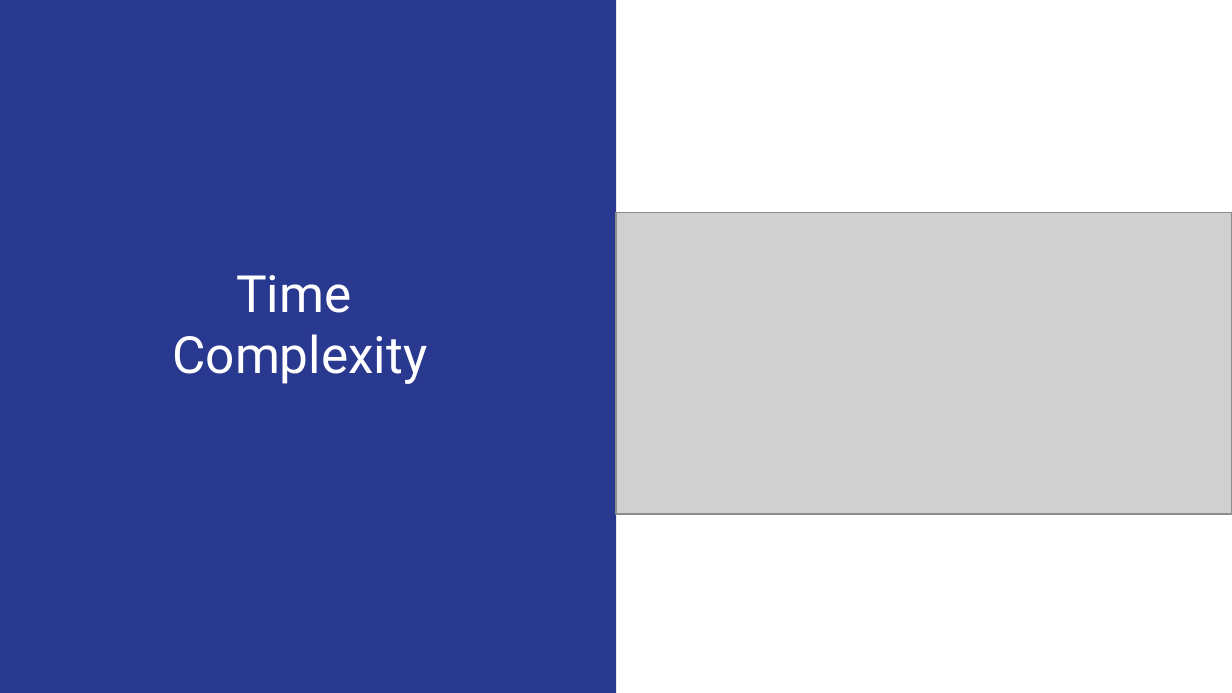
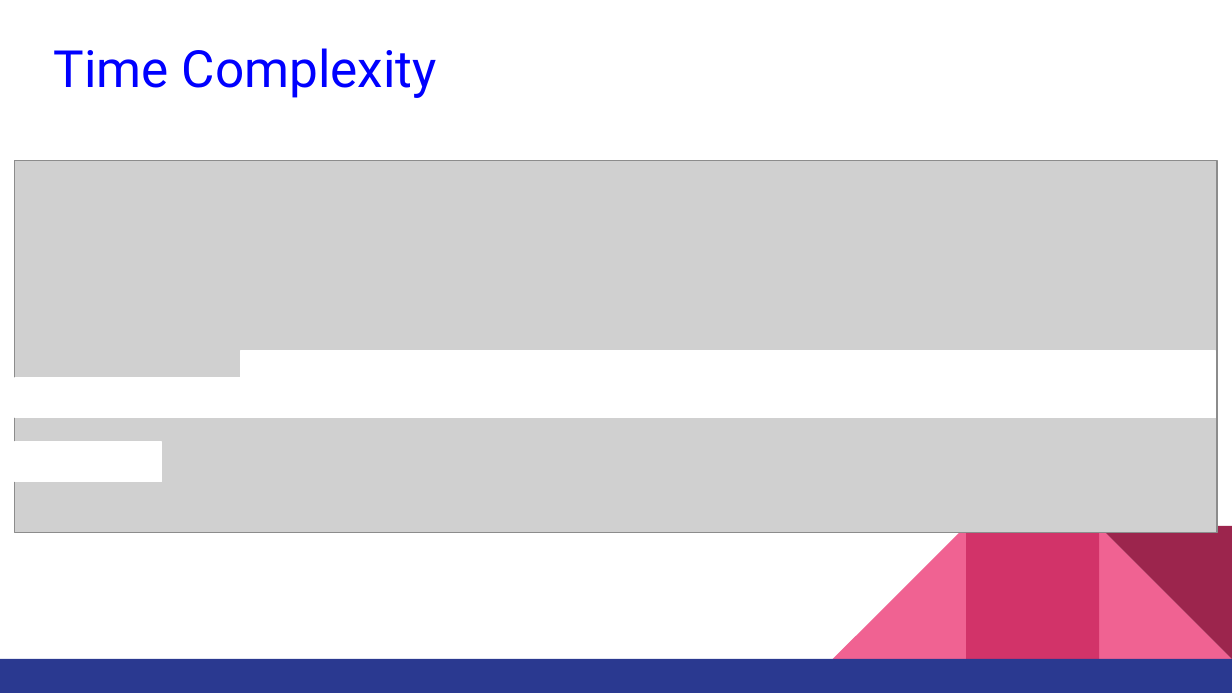
Before and after one commit to YasasviPeruvemba/DesignAndAnalysisOfAlgorithmsProject, a slide deck: slide 33 of CS254 Algo Project.pptx (slide 9 before the commit). Drawn at 1232x693 pixels with LibreOffice and Linux fonts; fonts in the diff are those of the drawing; grey boxes stand for pictures. Boxes give left, top, right and bottom in pixels: in the first picture for what was removed or moved away, otherwise in the second. Text is boxed around its words. In the diff, an @@ line names an element or a change of style, - is before the commit and + after.

```diff
--- a/CS254 Algo Project.pptx
+++ b/CS254 Algo Project.pptx
@@ rectangle removed at bbox=[0, 0, 616, 692] @@
@@ text at bbox=[54, 48, 437, 98]: text changed; text colour #FFFFFF to #0000FF @@
-Time
-Complexity
+Time Complexity
@@ picture added at bbox=[15, 160, 1217, 532] @@
@@ picture removed at bbox=[616, 213, 1232, 515] @@
@@ rectangle added at bbox=[240, 351, 1216, 418], fill #FFFFFF, outline #FFFFFF 0.75 pt @@
@@ rectangle added at bbox=[15, 378, 264, 418], fill #FFFFFF, outline #FFFFFF 0.75 pt @@
@@ rectangle added at bbox=[15, 442, 161, 482], fill #FFFFFF, outline #FFFFFF 0.75 pt @@
@@ group added at bbox=[0, 526, 1232, 693]: 3 right triangles, 2 rectangles @@
```
Also in this commit, not shown: 7 other slides changed, 17 slides added, 2 slides removed.
